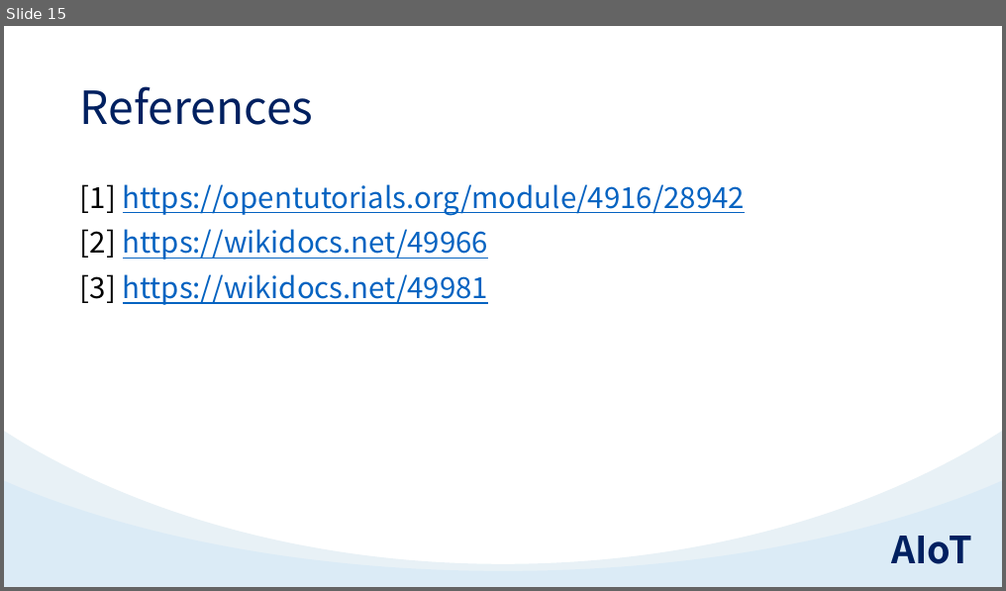
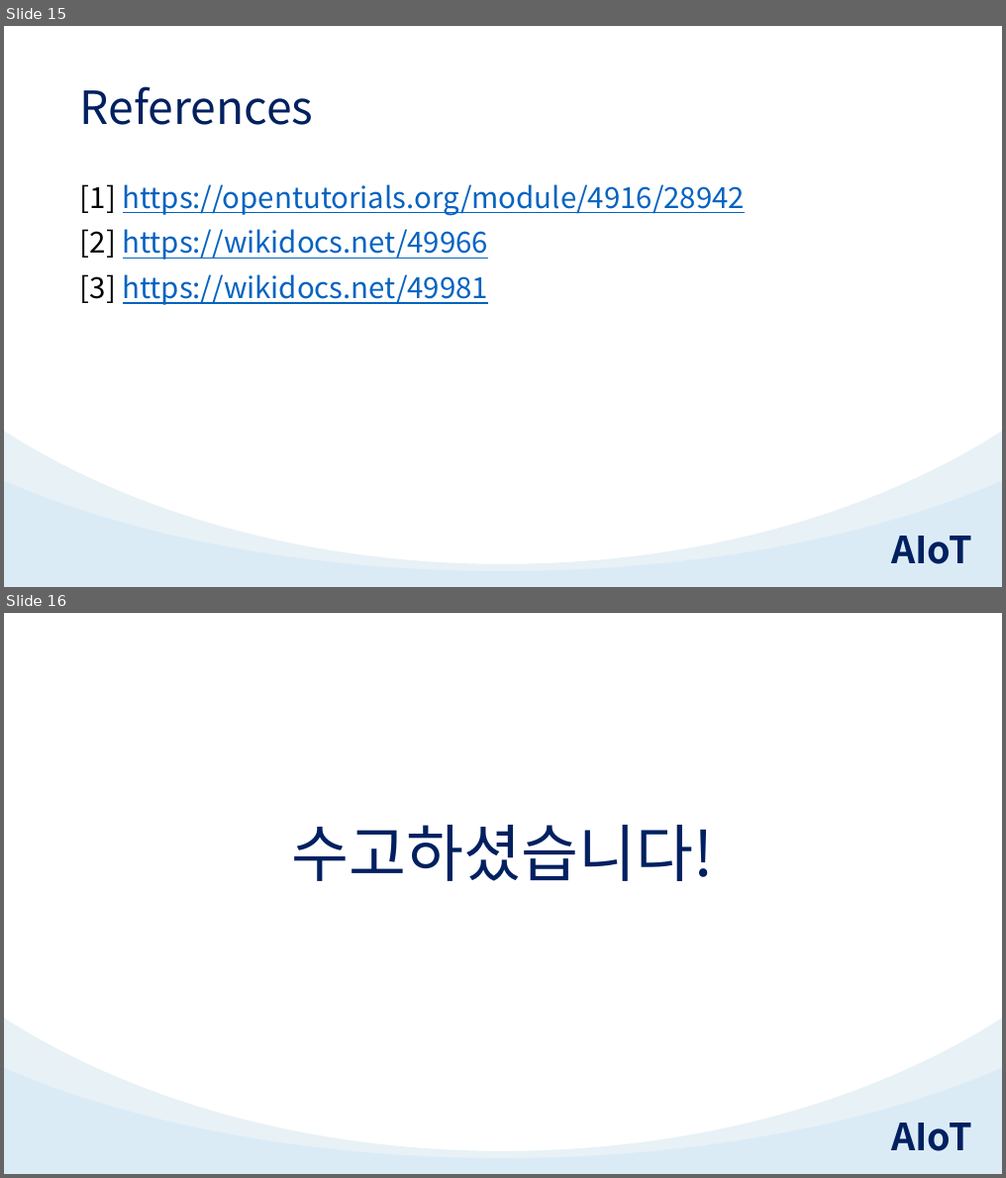
Before and after one commit to TeamAIoT/deep-learning, a slide deck: Course Materials/Chapter04_Regression.pptx. Shown one above the other, each under a label of ours: slide 15 before the commit, slides 15 and 16 after it. The pictures are 1006x591 and 1006x1178 pixels, drawn with LibreOffice and Linux fonts; fonts in the diff are those of the drawing. Boxes give left, top, right and bottom in pixels: in the first picture for what was removed or moved away, otherwise in the second. Text is boxed around its words. In the diff, an @@ line names an element or a change of style, - is before the commit and + after.

```diff
--- a/Course Materials/Chapter04_Regression.pptx
+++ b/Course Materials/Chapter04_Regression.pptx
@@ slide 16 added at (4,613,1002,1174), background #FFFFFF; not listed: 3 template elements that a slide beside it also shows @@
@@ title added at (291,825,713,881), 60 pt, text #002060 @@
+수고하셨습니다!
```
Also in this commit, not shown: 1 other file.
